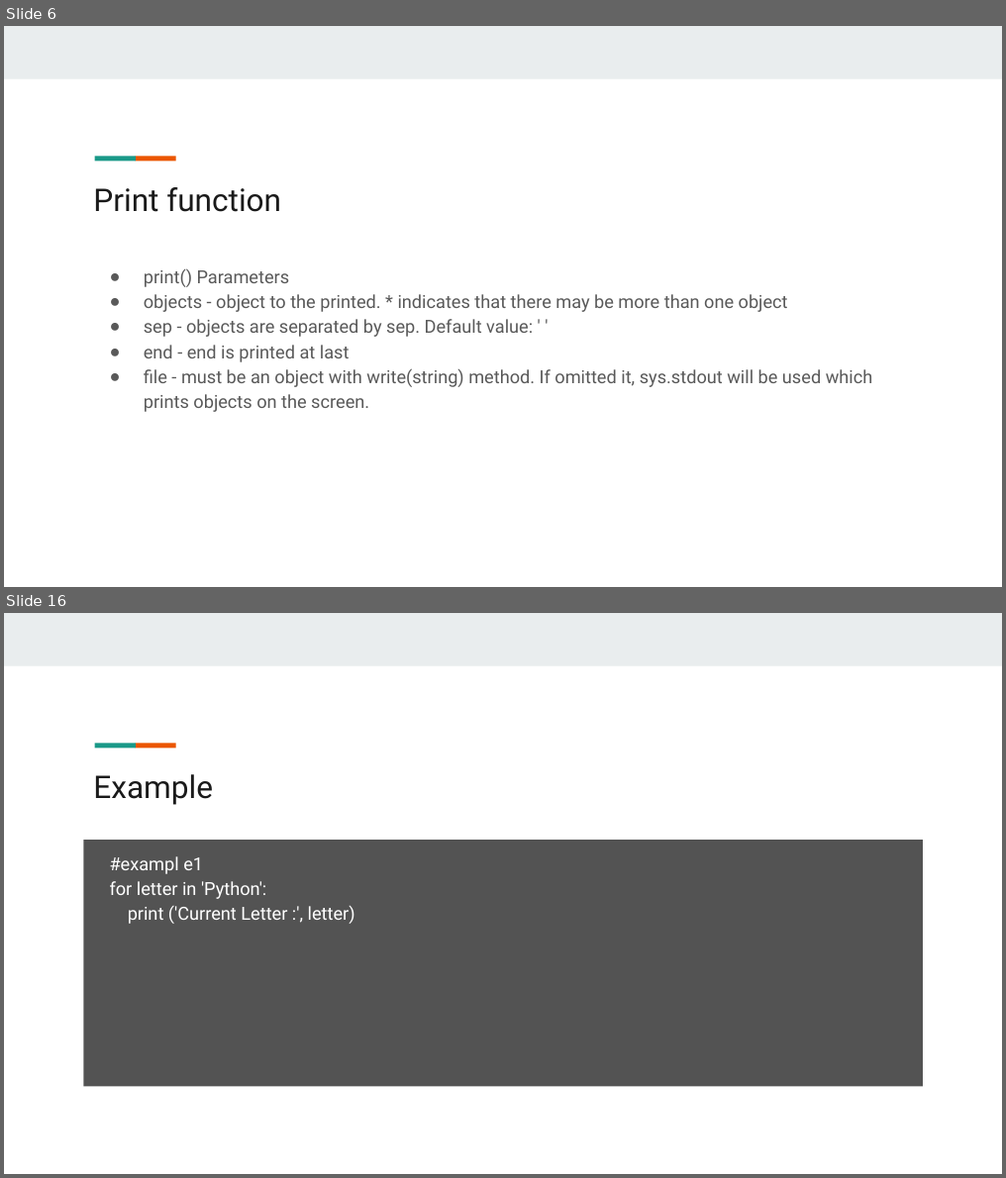
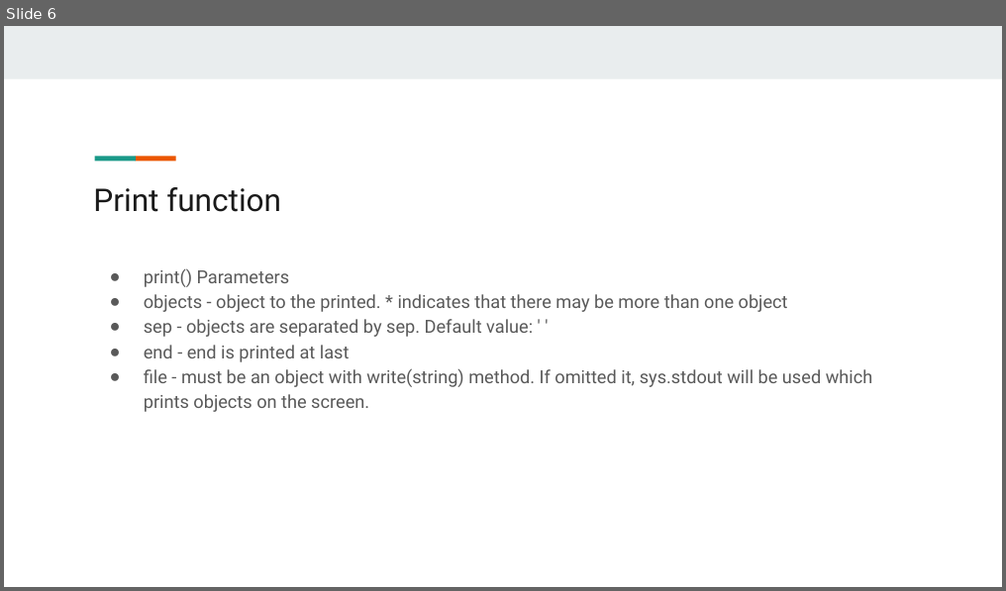
Before and after one commit to giridhersadineni/pythonsrec, a slide deck: 02.Operators & Conditional Statements/2. Python Operators.pptx. Shown one above the other, each under a label of ours: slides 6 and 16 before the commit, slide 6 after it; the slides between them are not shown. The pictures are 1006x1178 and 1006x591 pixels, drawn with LibreOffice and Linux fonts; fonts in the diff are those of the drawing. Boxes give left, top, right and bottom in pixels: in the first picture for what was removed or moved away, otherwise in the second. Text is boxed around its words. In the diff, an @@ line names an element or a change of style, - is before the commit and + after.

```diff
--- a/02.Operators & Conditional Statements/2. Python Operators.pptx
+++ b/02.Operators & Conditional Statements/2. Python Operators.pptx
@@ slide 16 removed at (x1=4, y1=613, x2=1002, y2=1174), background #FFFFFF; not listed: 3 template elements that a slide beside it also shows @@
@@ title removed at (x1=93, y1=774, x2=213, y2=805) @@
-Example
@@ text removed at (x1=84, y1=840, x2=923, y2=1086) @@
-#exampl e1
-for letter in 'Python':
-print ('Current Letter :', letter)
```
Also in this commit, not shown: 17 other slides removed, 30 other files.
